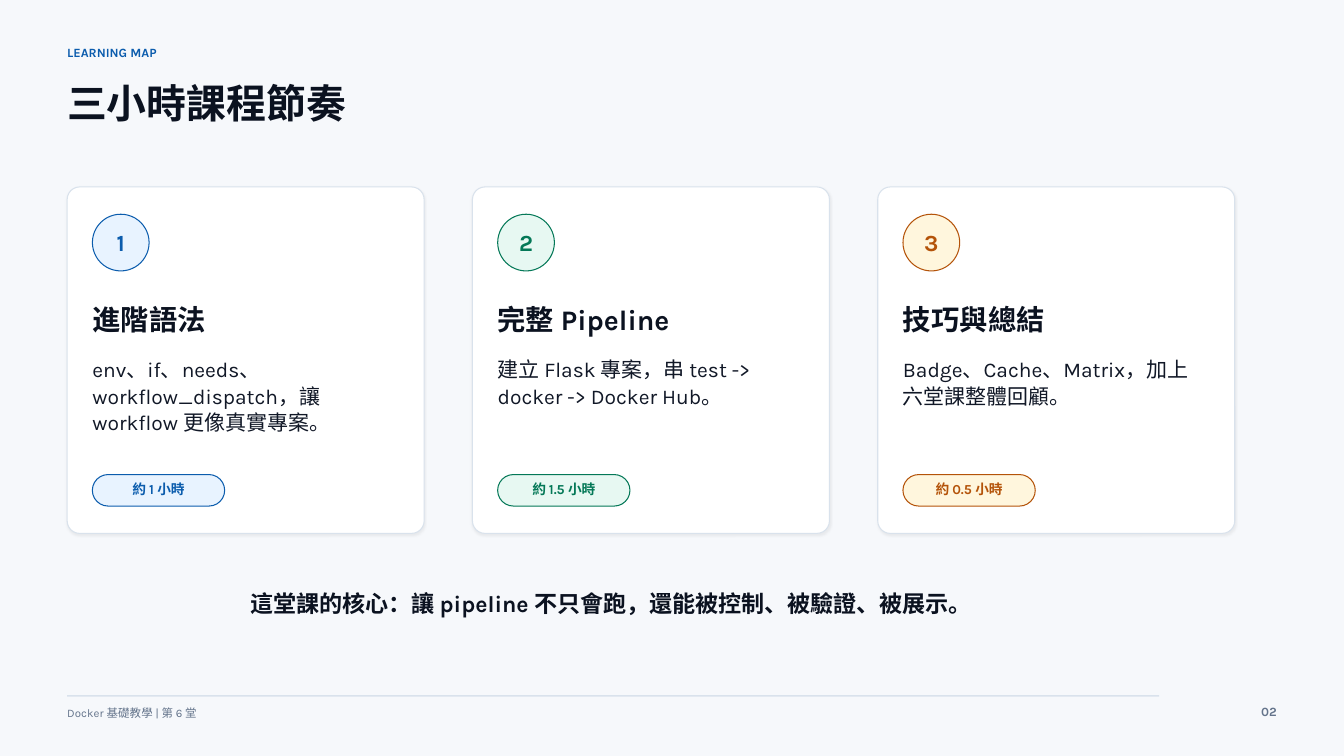
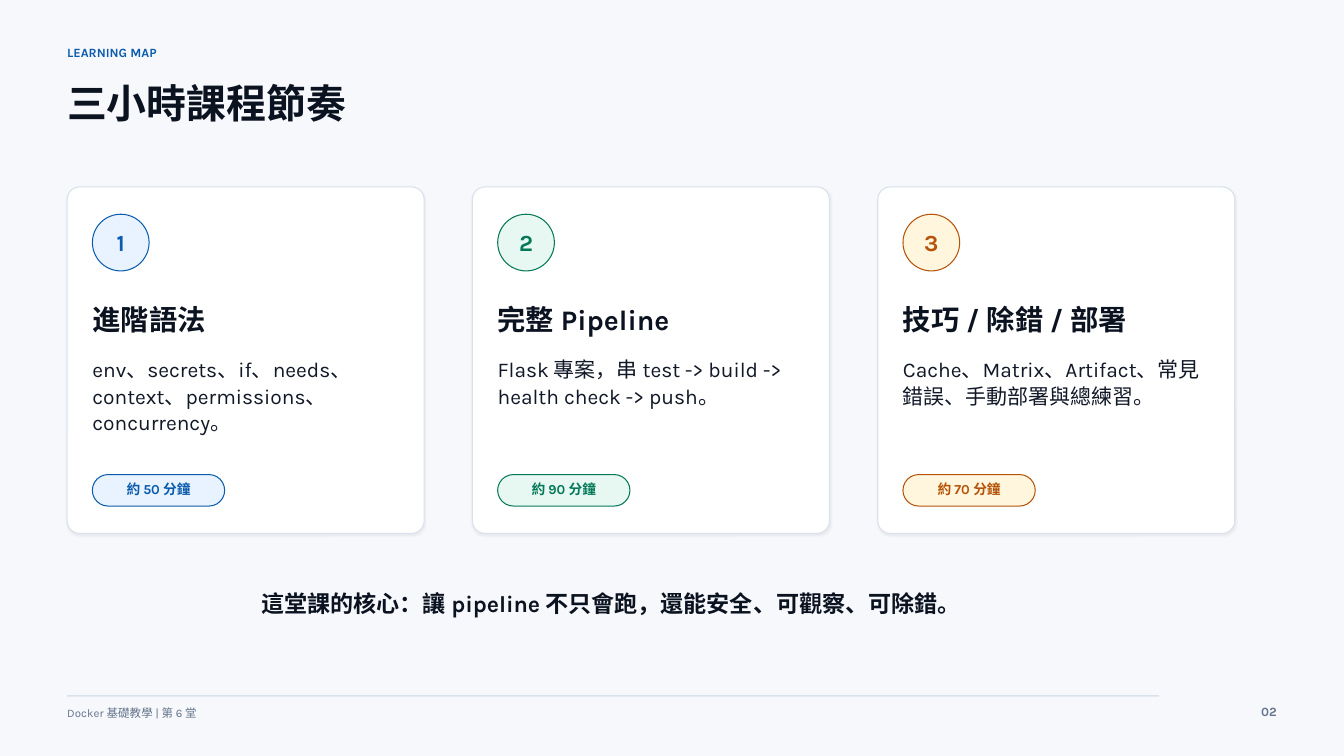
Before and after one commit to lalalalaluk/docker-practice, a slide deck: slide 2 of slides/docker-session6-github-actions-advanced.pptx. Drawn at 1344x756 pixels with LibreOffice and Linux fonts; fonts in the diff are those of the drawing. Boxes give left, top, right and bottom in pixels: in the first picture for what was removed or moved away, otherwise in the second. Text is boxed around its words. In the diff, an @@ line names an element or a change of style, - is before the commit and + after.

Commit message:
Update Docker course slide code appendices

```diff
--- a/slides/docker-session6-github-actions-advanced.pptx
+++ b/slides/docker-session6-github-actions-advanced.pptx
@@ text at (x1=903, y1=306, x2=1127, y2=333): text changed @@
-技巧與總結
+技巧 / 除錯 / 部署
@@ text at (x1=498, y1=359, x2=758, y2=409): text changed @@
-建立 Flask 專案，串 test -> docker -> Docker Hub。
+Flask 專案，串 test -> build -> health check -> push。
@@ text at (x1=903, y1=359, x2=1200, y2=406): text changed @@
-Badge、Cache、Matrix，加上六堂課整體回顧。
+Cache、Matrix、Artifact、常見錯誤、手動部署與總練習。
@@ text at (x1=92, y1=362, x2=351, y2=435): text changed @@
-env、if、needs、workflow_dispatch，讓 workflow 更像真實專案。
+env、secrets、if、needs、context、permissions、concurrency。
@@ text at (x1=127, y1=482, x2=190, y2=495): text changed @@
-約 1 小時
+約 50 分鐘
@@ text at (x1=532, y1=482, x2=596, y2=495): text changed @@
-約 1.5 小時
+約 90 分鐘
@@ text at (x1=938, y1=482, x2=1000, y2=495): text changed @@
-約 0.5 小時
+約 70 分鐘
@@ text at (x1=262, y1=592, x2=960, y2=618): text changed @@
-這堂課的核心：讓 pipeline 不只會跑，還能被控制、被驗證、被展示。
+這堂課的核心：讓 pipeline 不只會跑，還能安全、可觀察、可除錯。
```
Also in this commit, not shown: 25 other slides changed, 41 slides added, 6 slides removed, 4 other files.
